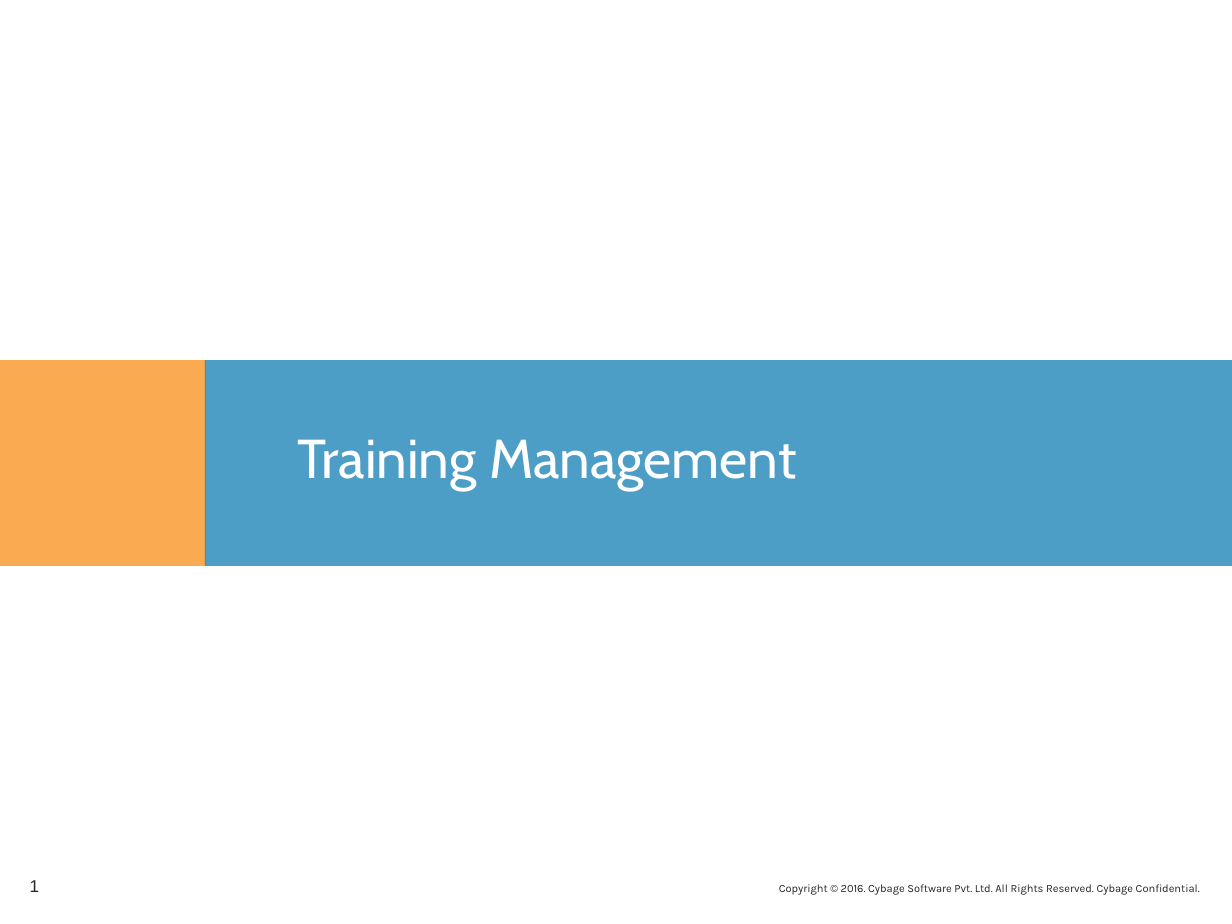
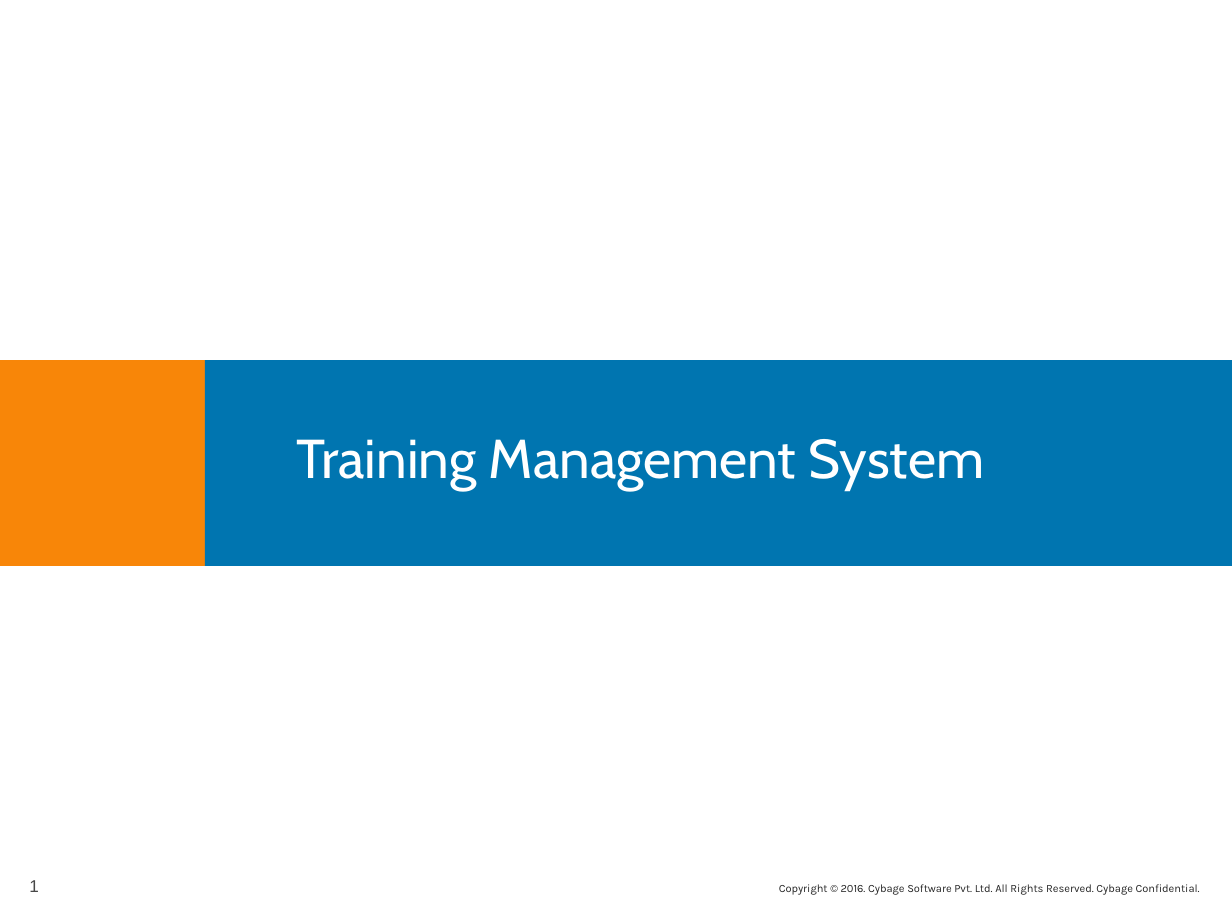
Before and after one commit to CybageGroup7FRTP/angularjs-client, a slide deck: slide 1 of Cybage Presentation Standard.pptx. Drawn at 1232x924 pixels with LibreOffice and Linux fonts; fonts in the diff are those of the drawing; background and template pictures are left out. Boxes give left, top, right and bottom in pixels: in the first picture for what was removed or moved away, otherwise in the second. Text is boxed around its words. In the diff, an @@ line names an element or a change of style, - is before the commit and + after.

```diff
--- a/Cybage Presentation Standard.pptx
+++ b/Cybage Presentation Standard.pptx
@@ rectangle at bbox=[0, 360, 206, 565]: fill #F88608 at 70% opacity to #F88608 @@
@@ rectangle at bbox=[205, 360, 1232, 565]: fill #0075B0 at 70% opacity to #0075B0 @@
@@ text at bbox=[297, 439, 985, 490]: text changed @@
-Training Management
+Training Management System
@@ page number at bbox=[29, 880, 39, 892]: text colour #262626 to #474747 @@
```
Also in this commit, not shown: 13 other slides changed, 1 slide added, 5 other files.
